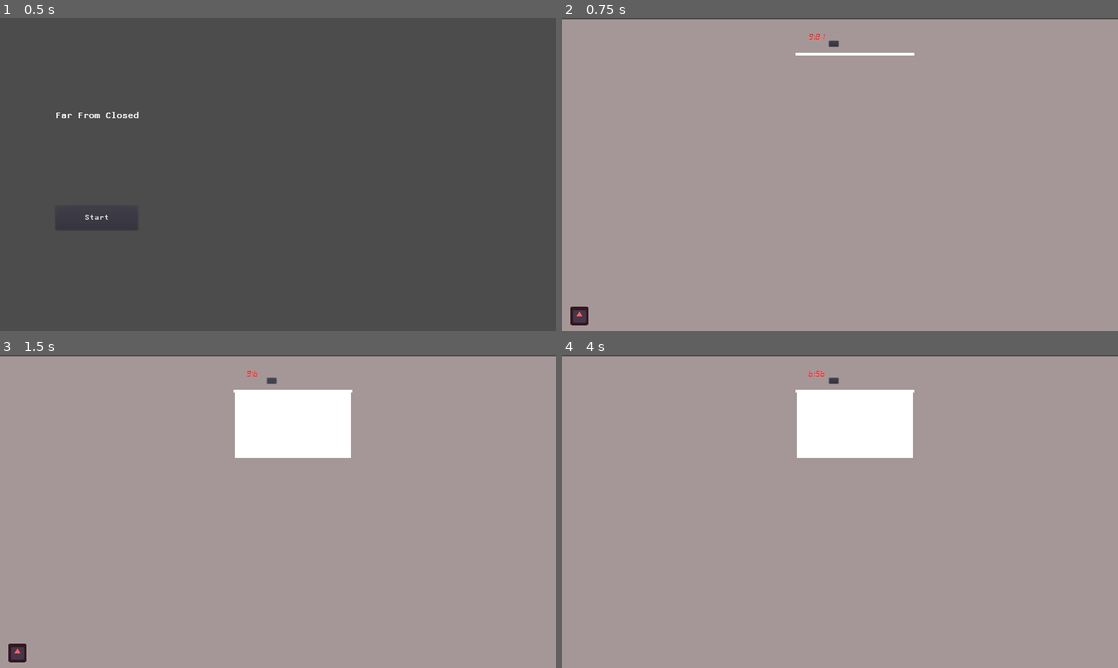
Above: before the commit, frames 1-4 (two rows, left to right).
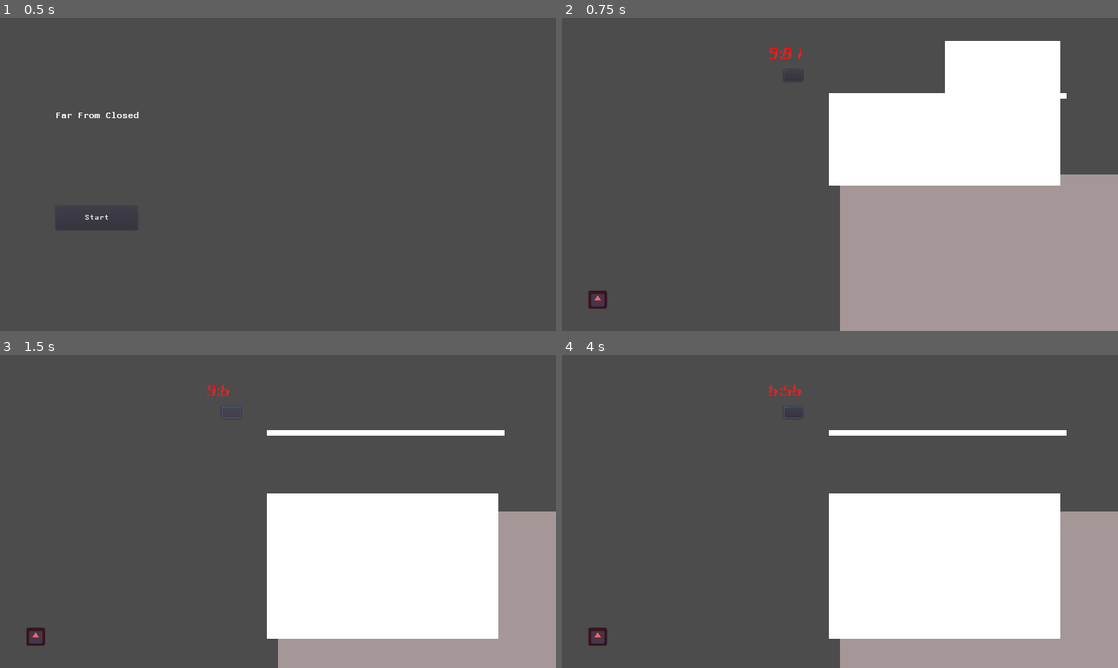
Above: after the commit, the same moments.

Repository: Pranav-Badrinathan/Close-d
Game: Godot game, scene res://scenes/StartScreen.tscn
The game is run twice, just before and just after one commit, with the same random seed, the same clock (stepped at 60 frames per second) and the same inputs. The engine's default icon, where the game draws it, is replaced by a stand-in: a white triangle on a blue panel in a dark square.
Inputs (mouse positions are in pixels of both pictures, inside the frame that each line leads up to; where the layout moved, square brackets give the same spot in the first picture):
- Up to frame 1 (0.5 s): no input
- Up to frame 2 (0.75 s): click "Start" at 0.5 s
- Up to frame 3 (1.5 s): click (233, 411) [272, 380] at 1.25 s
- Up to frame 4 (4 s): click (795, 411) [834, 380] at 2 s; click (795, 411) [834, 380] at 2.75 s; drag from (578, 652) to (895, 442) at 3.52 s

Frame 1 is identical in both runs. In frame 2, 76% of the frame differs, in the area x 0-100%, y 0-100%; in frame 3, 90%; in frame 4, 90%.

Commit message:
door modifications

Diff:
--- a/project.godot
+++ b/project.godot
@@ -27,6 +27,10 @@
 
 enabled=PoolStringArray(  )
 
+[global]
+
+"2d snapping"=false
+
 [gui]
 
 common/drop_mouse_on_gui_input_disabled=true
--- a/scenes/Door.tscn
+++ b/scenes/Door.tscn
@@ -13,7 +13,7 @@
 script = ExtResource( 3 )
 
 [node name="SlideMask" type="Light2D" parent="."]
-position = Vector2( 500, 100 )
+position = Vector2( 0, -25 )
 scale = Vector2( 0.5, 0.5 )
 texture = ExtResource( 2 )
 mode = 3
@@ -21,33 +21,33 @@
 
 [node name="Slide" type="Sprite" parent="."]
 light_mask = 2
-position = Vector2( 500, 0 )
+position = Vector2( 200, 30 )
 scale = Vector2( 400, 250 )
 texture = ExtResource( 1 )
 
 [node name="Foreground" type="Sprite" parent="."]
-position = Vector2( 500, 125 )
+position = Vector2( 205, 0 )
 scale = Vector2( 410, 10 )
 texture = ExtResource( 1 )
 
 [node name="Light" type="Sprite" parent="."]
 modulate = Color( 1, 0.819608, 0, 1 )
-position = Vector2( 425, 57 )
+position = Vector2( 7, -58 )
 scale = Vector2( 67.5, 27.5 )
 texture = ExtResource( 1 )
 
 [node name="Button" type="Button" parent="."]
-margin_left = 410.0
-margin_top = 79.0
-margin_right = 443.0
-margin_bottom = 99.0
+margin_left = -78.0
+margin_top = -45.0
+margin_right = -45.0
+margin_bottom = -25.0
 
 [node name="TimeReadout" type="Label" parent="."]
 modulate = Color( 2, 2, 2, 1 )
-margin_left = 339.0
-margin_top = 49.0
-margin_right = 379.0
-margin_bottom = 63.0
+margin_left = -103.0
+margin_top = -89.0
+margin_right = -41.0
+margin_bottom = -56.0
 custom_colors/font_color = Color( 0.792157, 0, 0, 1 )
 custom_fonts/font = SubResource( 1 )
 text = "s"
--- a/scenes/scene.tscn
+++ b/scenes/scene.tscn
@@ -6,19 +6,20 @@
 [ext_resource path="res://icon.png" type="Texture" id=4]
 
 [node name="Node2D" type="Node2D"]
-position = Vector2( 512, 0 )
 __meta__ = {
 "_edit_horizontal_guides_": [  ]
 }
 
 [node name="Sprite" type="Sprite" parent="."]
 modulate = Color( 0.65098, 0.596078, 0.596078, 1 )
-position = Vector2( 449, 544 )
+position = Vector2( 1920, 1080 )
 scale = Vector2( 1920, 1080 )
 texture = ExtResource( 3 )
 
 [node name="Area2D" parent="." instance=ExtResource( 1 )]
-position = Vector2( -452, 1028 )
+position = Vector2( 123, 972 )
 image = ExtResource( 4 )
 
 [node name="Door" parent="." instance=ExtResource( 2 )]
+position = Vector2( 922, 268 )
+scale = Vector2( 2, 2 )
